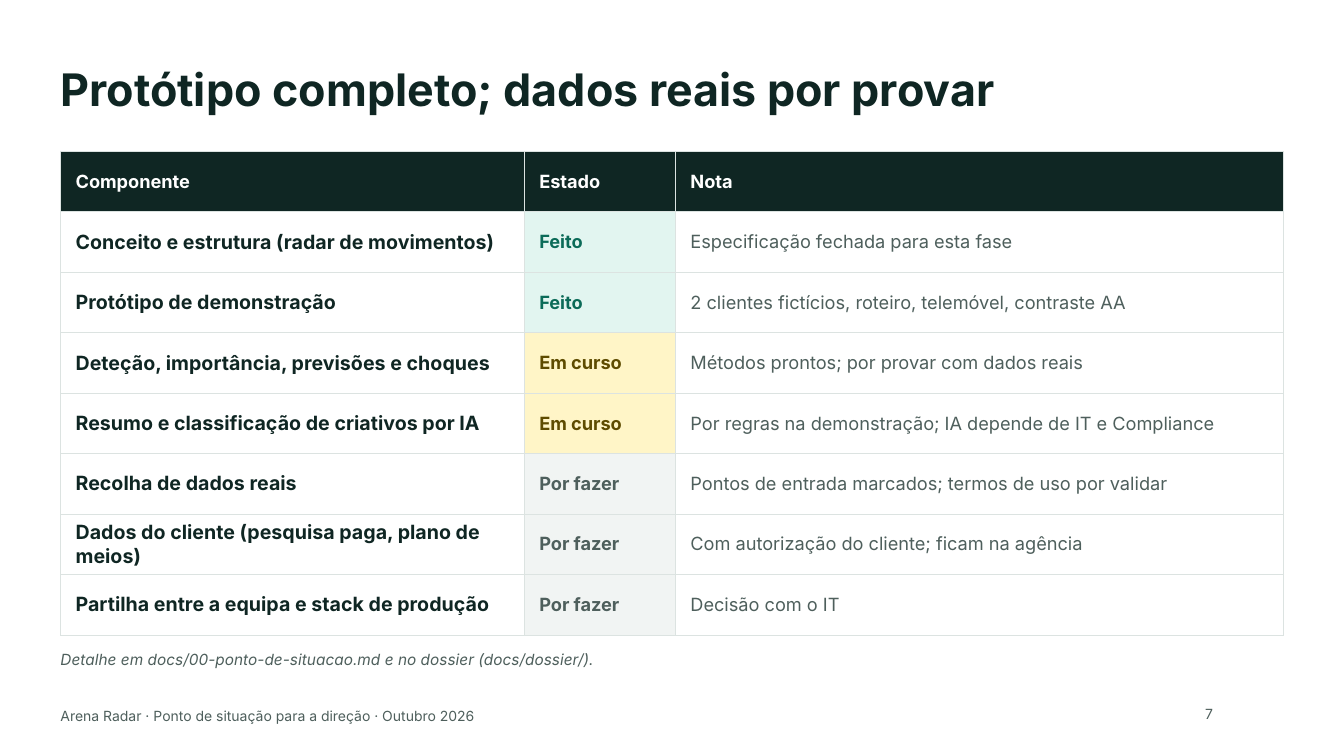
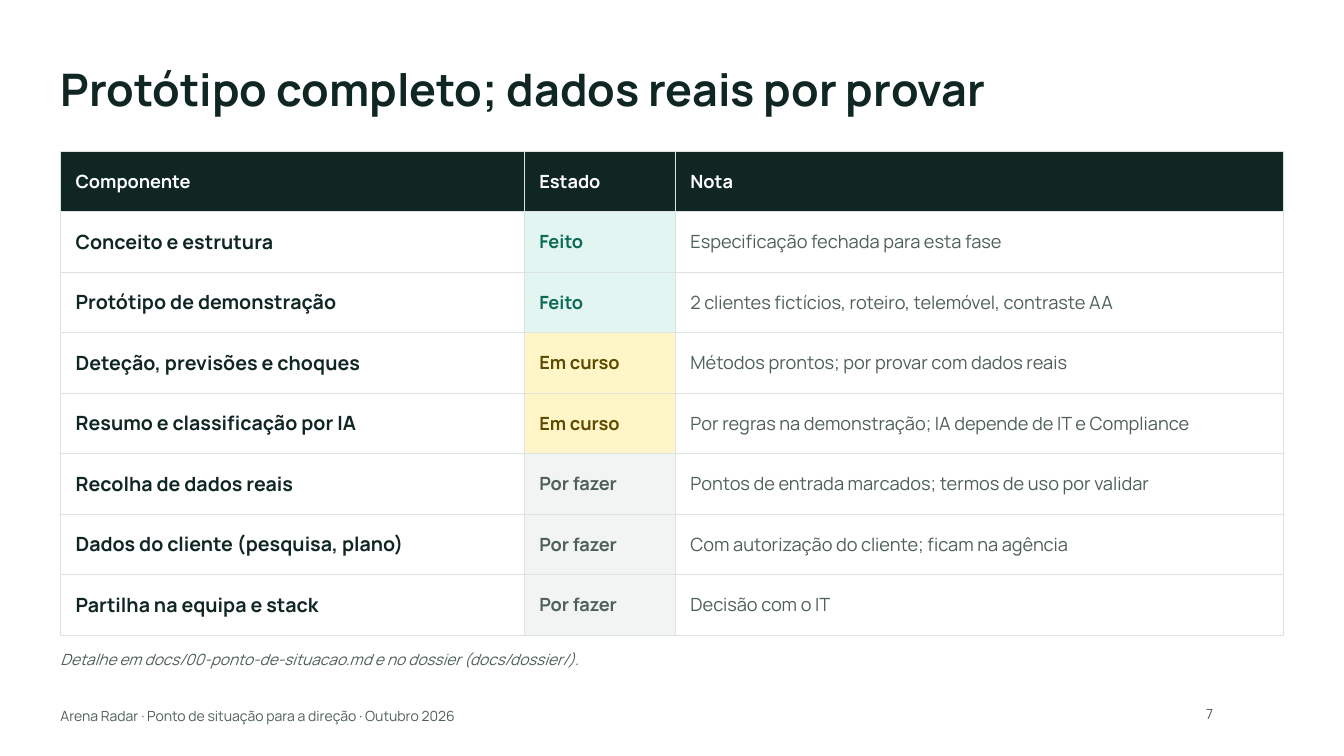
Before and after one commit to dfernandesmkt-maker/arenaradar, a slide deck: slide 7 of deliverables/arena-radar-direcao.pptx. Drawn at 1344x756 pixels with LibreOffice and Linux fonts; fonts in the diff are those of the drawing; background and template pictures are left out. Boxes give left, top, right and bottom in pixels: in the first picture for what was removed or moved away, otherwise in the second. Text is boxed around its words. In the diff, an @@ line names an element or a change of style, - is before the commit and + after.

```diff
--- a/deliverables/arena-radar-direcao.pptx
+++ b/deliverables/arena-radar-direcao.pptx
@@ table at bbox=[60, 151, 1284, 621] @@
-row 2, column 1: Conceito e estrutura (radar de movimentos)
+row 2, column 1: Conceito e estrutura
-row 4, column 1: Deteção, importância, previsões e choques
+row 4, column 1: Deteção, previsões e choques
-row 5, column 1: Resumo e classificação de criativos por IA
+row 5, column 1: Resumo e classificação por IA
-row 7, column 1: Dados do cliente (pesquisa paga, plano de meios)
+row 7, column 1: Dados do cliente (pesquisa, plano)
-row 8, column 1: Partilha entre a equipa e stack de produção
+row 8, column 1: Partilha na equipa e stack
@@ font Inter to Manrope in "Componente", "Estado", "Nota", "Feito" and 15 more places @@
@@ font Inter to Manrope in 3 elements at bbox=[60, 70, 985, 117], bbox=[60, 652, 579, 669], bbox=[60, 710, 455, 725] @@
```
Also in this commit, not shown: 8 other slides changed, 6 other files.
